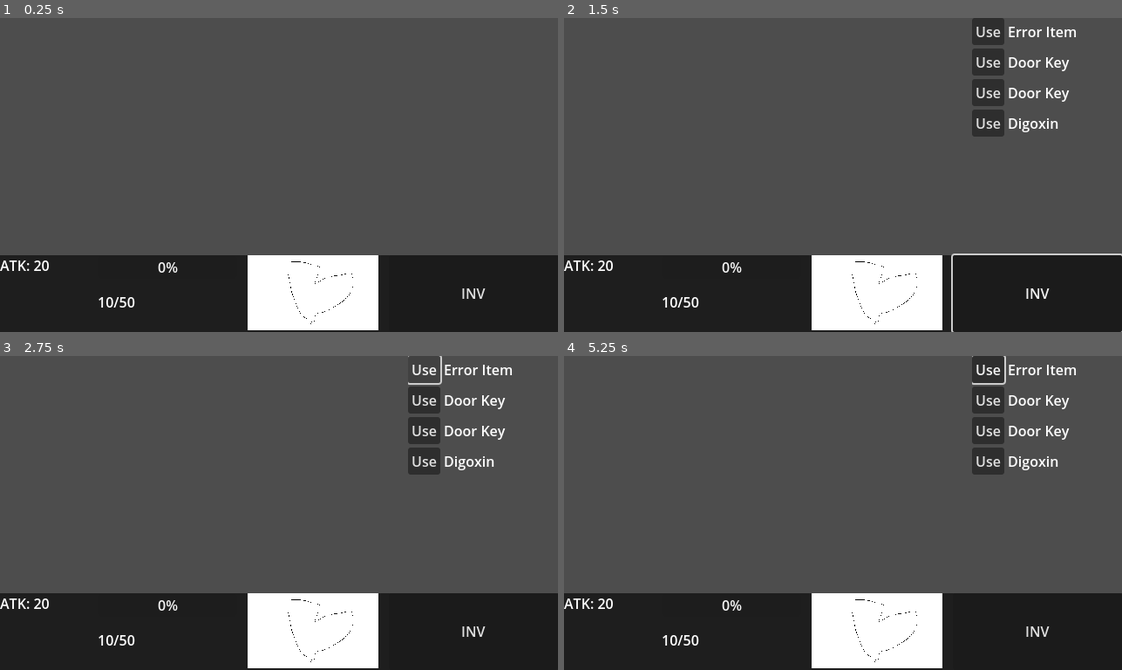
Above: before the commit, frames 1-4 (two rows, left to right).
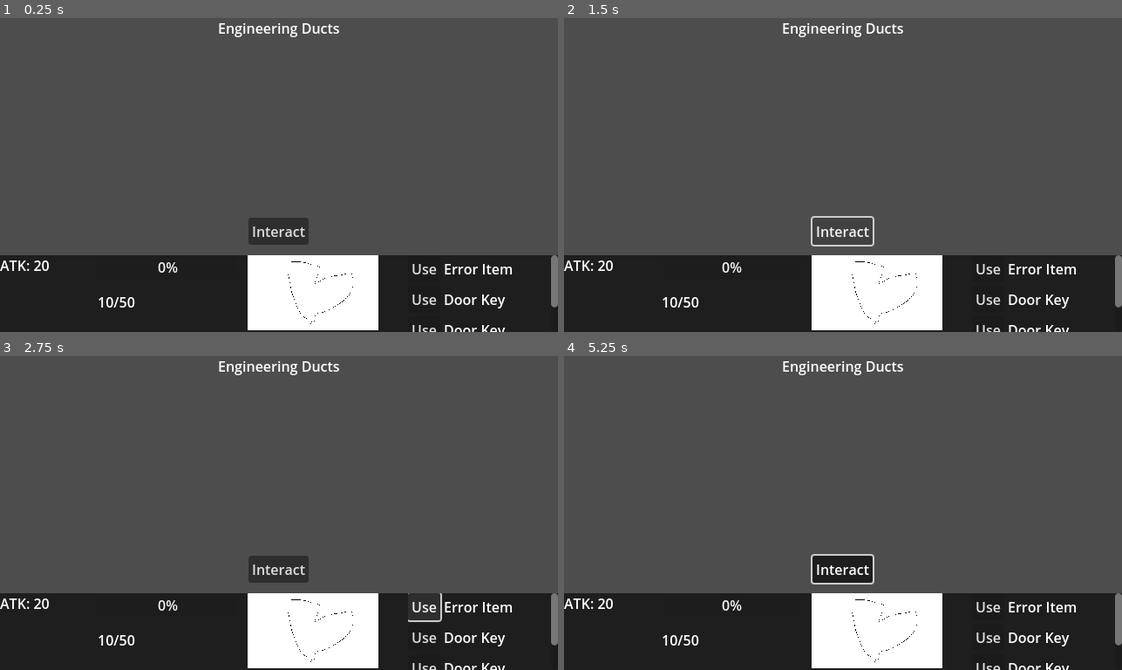
Above: after the commit, the same moments.

Repository: danielday-dev/dungeon-crawler-jam-2025
Game: Godot game, scene res://Assets/UI/HUD/HUD.tscn
Same seed, same stepped clock (60 frames per second), same inputs: the game is played once before the commit and once after it. This scene is started directly instead of the project's main scene.
Inputs (mouse positions are in pixels of both pictures, inside the frame that each line leads up to):
- Up to frame 1 (0.25 s): no input
- Up to frame 2 (1.5 s): click (1038, 294) at 0.5 s, where only the run before the commit has a clickable "INV"; click (843, 231) at 1.25 s, where only the run after the commit has a clickable "Interact"
- Up to frame 3 (2.75 s): click "Use" at 2 s
- Up to frame 4 (5.25 s): tap Enter at 2.75, 4.25 s; move the mouse to (965, 497) at 2.77 s; hold D (right) 2.78-3.53 s; tap Q (look_left) at 2.85, 4.35 s; click (965, 497) at 2.92 s; tap Space at 3.5, 5 s; move the mouse to (731, 528) at 3.52 s; hold S (down) 3.53-4.28 s; tap E (look_right) at 3.6, 5.1 s; click (731, 528) at 3.67 s; move the mouse to (898, 443) at 4.27 s; hold D (right) 4.28-5.03 s; click (898, 443) at 4.42 s; move the mouse to (815, 575) at 5.02 s; hold W (up) from 5.03 s (still down); click (815, 575) at 5.17 s

The runs differ from the first frame. In frame 1, 2.2% of the frame differs, in the area x 39-100%, y 1-100%; in frame 2, 4.4%; in frame 3, 4.5%; in frame 4, 5.0%, in the area x 39-100%, y 0-100%.

Commit message:
feat: HUD

Diff:
--- a/Assets/UI/HUD/HUD.gd
+++ b/Assets/UI/HUD/HUD.gd
@@ -1,9 +1 @@
 extends Control
-
-
-func _on_inv_button_pressed() -> void:
-	$Inventory.visible = true
-
-func _on_inventory_mouse_exited() -> void:
-	#BUG yeah this doesnt work lmao
-	$Inventory.visible = false
--- a/Assets/UI/HUD/HUD.tscn
+++ b/Assets/UI/HUD/HUD.tscn
@@ -13,6 +13,17 @@
 grow_vertical = 2
 script = ExtResource("1_brvsv")
 
+[node name="AreaNameLabel" type="Label" parent="."]
+layout_mode = 1
+anchors_preset = 5
+anchor_left = 0.5
+anchor_right = 0.5
+offset_left = -20.0
+offset_right = 20.0
+offset_bottom = 23.0
+grow_horizontal = 2
+text = "Engineering Ducts"
+
 [node name="VSplitContainer" type="VSplitContainer" parent="."]
 layout_mode = 1
 anchors_preset = 15
@@ -22,8 +33,11 @@
 grow_vertical = 2
 split_offset = 260
 
-[node name="EmptySpace" type="Container" parent="VSplitContainer"]
+[node name="Button" type="Button" parent="VSplitContainer"]
 layout_mode = 2
+size_flags_horizontal = 4
+size_flags_vertical = 8
+text = "Interact"
 
 [node name="ColorRect" type="ColorRect" parent="VSplitContainer"]
 layout_mode = 2
@@ -72,16 +86,7 @@
 expand_mode = 2
 stretch_mode = 4
 
-[node name="INVButton" type="Button" parent="VSplitContainer/ColorRect/HSplitContainer/HSplitContainer/HSplitContainer"]
+[node name="Inventory" parent="VSplitContainer/ColorRect/HSplitContainer/HSplitContainer/HSplitContainer" instance=ExtResource("3_brvsv")]
 layout_mode = 2
-text = "INV"
 
-[node name="Inventory" parent="." instance=ExtResource("3_brvsv")]
-visible = false
-layout_mode = 1
-anchors_preset = -1
-anchor_left = 0.725
-grow_horizontal = 0
-
-[connection signal="pressed" from="VSplitContainer/ColorRect/HSplitContainer/HSplitContainer/HSplitContainer/INVButton" to="." method="_on_inv_button_pressed"]
-[connection signal="mouse_exited" from="Inventory" to="." method="_on_inventory_mouse_exited"]
+[connection signal="mouse_exited" from="VSplitContainer/ColorRect/HSplitContainer/HSplitContainer/HSplitContainer/Inventory" to="." method="_on_inventory_mouse_exited"]
